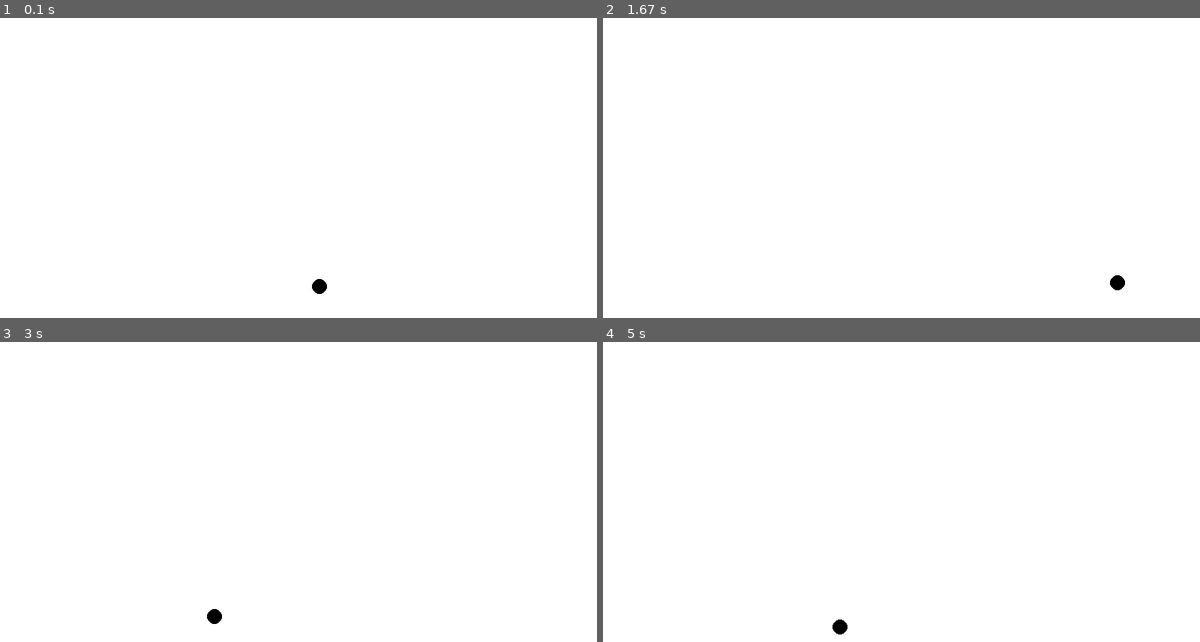
Above: before the commit, frames 1-4 (two rows, left to right).
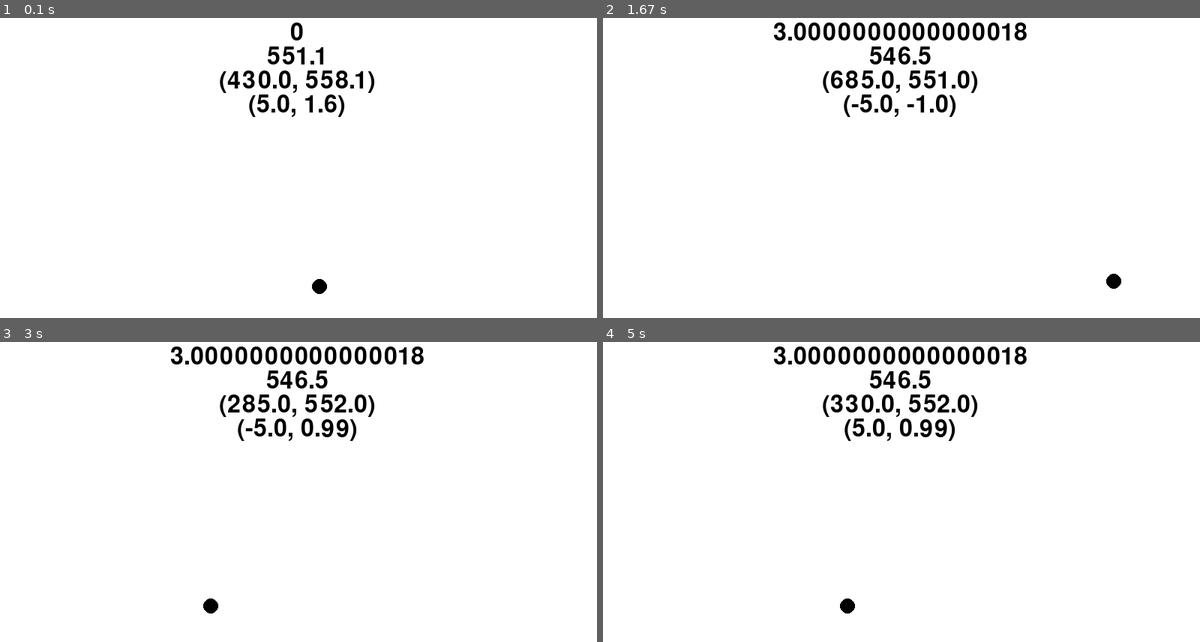
Above: after the commit, the same moments.

Repository: KenefiTheSmartShadow/pygameStuff
Game: pygame game, started from gravitySim.py
Same seed, same stepped clock (60 frames per second), same inputs: the game is played once before the commit and once after it.
Inputs:
- Up to frame 1 (0.1 s): no input
- Up to frame 2 (1.67 s): no input
- Up to frame 3 (3 s): no input
- Up to frame 4 (5 s): no input

The runs differ from the first frame. In frame 1, 1.4% of the frame differs, in the area x 36-63%, y 1-33%; in frame 2, 2.8%; in frame 3, 3.1%; in frame 4, 3.1%, in the area x 28-71%, y 1-98%.

Commit message:
visual debug

Diff:
--- a/gravitySim.py
+++ b/gravitySim.py
@@ -1,25 +1,59 @@
 import pygame as pg
 import sys
+import math
 
 class Gravity:
   MAX_VELOCITY = 30
 
-  def __init__(self, start_x=0, start_y=0, radius=10, controlleable=1, color=(0,0,0)):
-    self.character_x = start_x
-    self.character_y = start_y
-    self.radius = radius
-    self.controlleable = controlleable
-    self.velocity = [5, 1]
-    self.gravity = [0, 0.1]
-    self.color = color
+  def __init__(self, start_x=0, start_y=0, radius=10, color=(0,0,0)):
+    self.character_x  = start_x
+    self.character_y  = start_y
+    self.radius       = radius
+    self.velocity     = [5, 1]
+    self.gravity      = [0, 0.1]
+    self.color        = color
     self.surface_size = pg.display.get_window_size()
+
+    self.max_pos, self.max_vel = self.surface_size[1],0
+    self.basic_font   = pg.font.Font('freesansbold.ttf', 32)
+
+  def get_pos(self):
+    return "(" + str(math.floor(self.character_x * 100) / 100) + ", " + str(math.floor(self.character_y * 100) / 100) + ")"
+  def get_vel(self):
+    return "(" + str(math.floor(self.velocity[0] * 100) / 100) + ", " + str(math.floor(self.velocity[1] * 100) / 100) + ")"
+  def get_max_pos(self):
+    self.max_pos = self.character_y if self.character_y < self.max_pos else self.max_pos
+    return str(self.max_pos)
+  def get_max_vel(self):
+    self.max_vel = self.velocity[1] if self.velocity[1] < self.max_vel else self.max_vel
+    return str(abs(self.max_vel))
+
+  def render_debug(self, screen):
+    char_pos = self.basic_font.render(self.get_pos(), True, (0,0,0))
+    char_vel = self.basic_font.render(self.get_vel(), True, (0,0,0))
+
+    posRect = char_pos.get_rect()
+    velRect = char_vel.get_rect()
+    posRect.center = (400, 300-16)
+    velRect.center = (400, 300+16)
+
+    max_pos = self.basic_font.render(self.get_max_pos(), True, (0,0,0))
+    max_vel = self.basic_font.render(self.get_max_vel(), True, (0,0,0))
+
+    maxPosRect = max_pos.get_rect()
+    maxVelRect = max_vel.get_rect()
+    maxPosRect.center = (400, 300-48)
+    maxVelRect.center = (400, 300-80)
+
+    screen.blit(char_pos, posRect)
+    screen.blit(char_vel, velRect)
+    screen.blit(max_pos, maxPosRect)
+    screen.blit(max_vel, maxVelRect)
 
   def draw(self, screen: pg.Surface):
     self.char_move()
     self.check_valid_pos()
-
-    if self.controlleable:
-      self.move_from_key_press()
+    self.render_debug(screen)
     pg.draw.circle(screen, pg.Color(self.color), (self.character_x, self.character_y), self.radius)
 
   def char_move(self):
@@ -35,33 +69,37 @@
       self.velocity[1] = self.MAX_VELOCITY
 
   def check_valid_pos(self):
+    temp_vel = self.velocity
     if self.character_x < 0 + self.radius or self.character_x > self.surface_size[0] - self.radius:
       self.velocity[0] *= -1
+      self.character_x = 0 + self.radius if self.character_x < self.surface_size[0] / 2 else self.surface_size[0] - self.radius
+      # self.velocity[0] = temp_vel[0] * -1
     if self.character_y < 0 + self.radius or self.character_y > self.surface_size[1] - self.radius:
       self.velocity[1] *= -1
+      self.character_y = 0 + self.radius if self.character_y < self.surface_size[1] / 2 else self.surface_size[1] - self.radius
+      # self.velocity[1] = temp_vel[1] * -1
 
-
+# end Gravity
 
 def main():
   pg.init()
   screen = pg.display.set_mode((800, 600))
   clock = pg.time.Clock()
   char = Gravity(400, 550, 10, 0)
+
+  WHITE = (255, 255, 255)
+
   while True:
+    for event in pg.event.get():
+      if event.type == pg.QUIT:
+        pg.quit()
+        sys.exit()
 
-    WHITE = (255, 255, 255)
+    screen.fill(WHITE)
+    char.draw(screen)
+    pg.display.flip()
 
-    while True:
-      for event in pg.event.get():
-        if event.type == pg.QUIT:
-          pg.quit()
-          sys.exit()
-
-      screen.fill(WHITE)
-      char.draw(screen)
-      pg.display.flip()
-
-      clock.tick(60)
+    clock.tick(60)
 
 if __name__ == "__main__":
   main()
